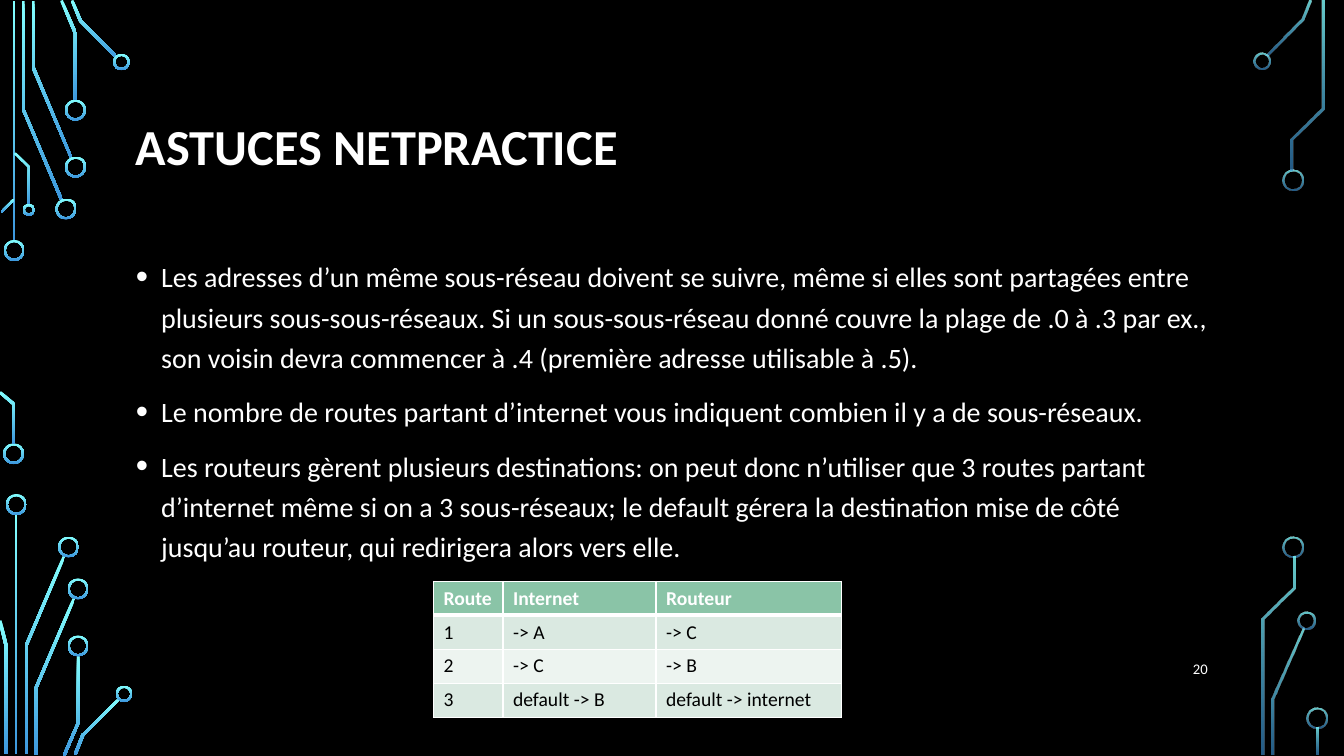
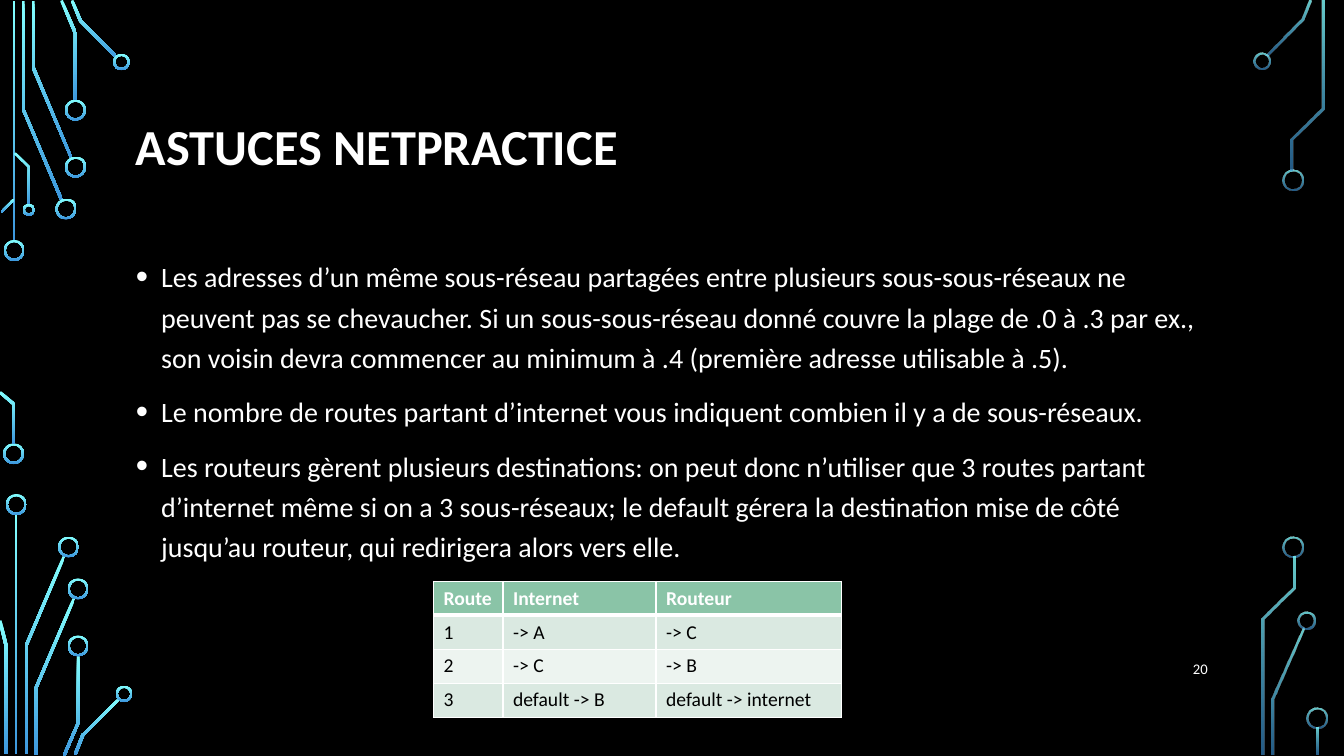
Before and after one commit to Jayleeva/42netpractice, a slide deck: slide 20 of Adressage ip.pptx. Drawn at 1344x756 pixels with LibreOffice and Linux fonts; fonts in the diff are those of the drawing; background and template pictures are left out. Boxes give left, top, right and bottom in pixels: in the first picture for what was removed or moved away, otherwise in the second. Text is boxed around its words. In the diff, an @@ line names an element or a change of style, - is before the commit and + after.

Commit message:
modified powerpoint

```diff
--- a/Adressage ip.pptx
+++ b/Adressage ip.pptx
@@ text at (161,267,1194,373): text changed @@
-• Les adresses d’un même sous-réseau doivent se suivre, même si elles sont partagées entre plusieurs sous-sous-réseaux. Si un sous-sous-réseau donné couvre la plage de .0 à .3 par ex., son voisin devra commencer à .4 (première adresse utilisable à .5).
+• Les adresses d’un même sous-réseau partagées entre plusieurs sous-sous-réseaux ne peuvent pas se chevaucher. Si un sous-sous-réseau donné couvre la plage de .0 à .3 par ex., son voisin devra commencer au minimum à .4 (première adresse utilisable à .5).
```
Also in this commit, not shown: 1 other slide changed.
